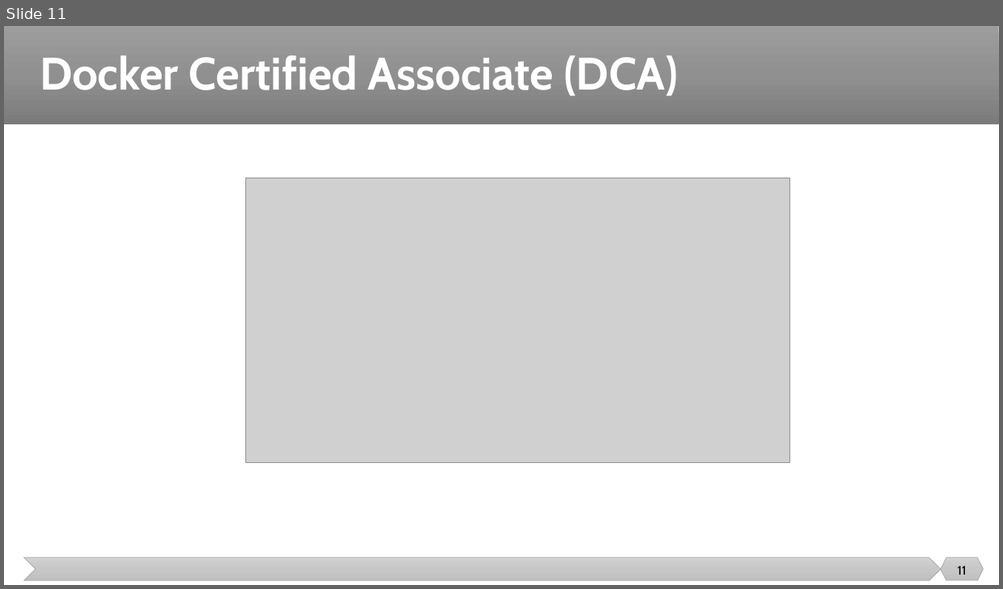
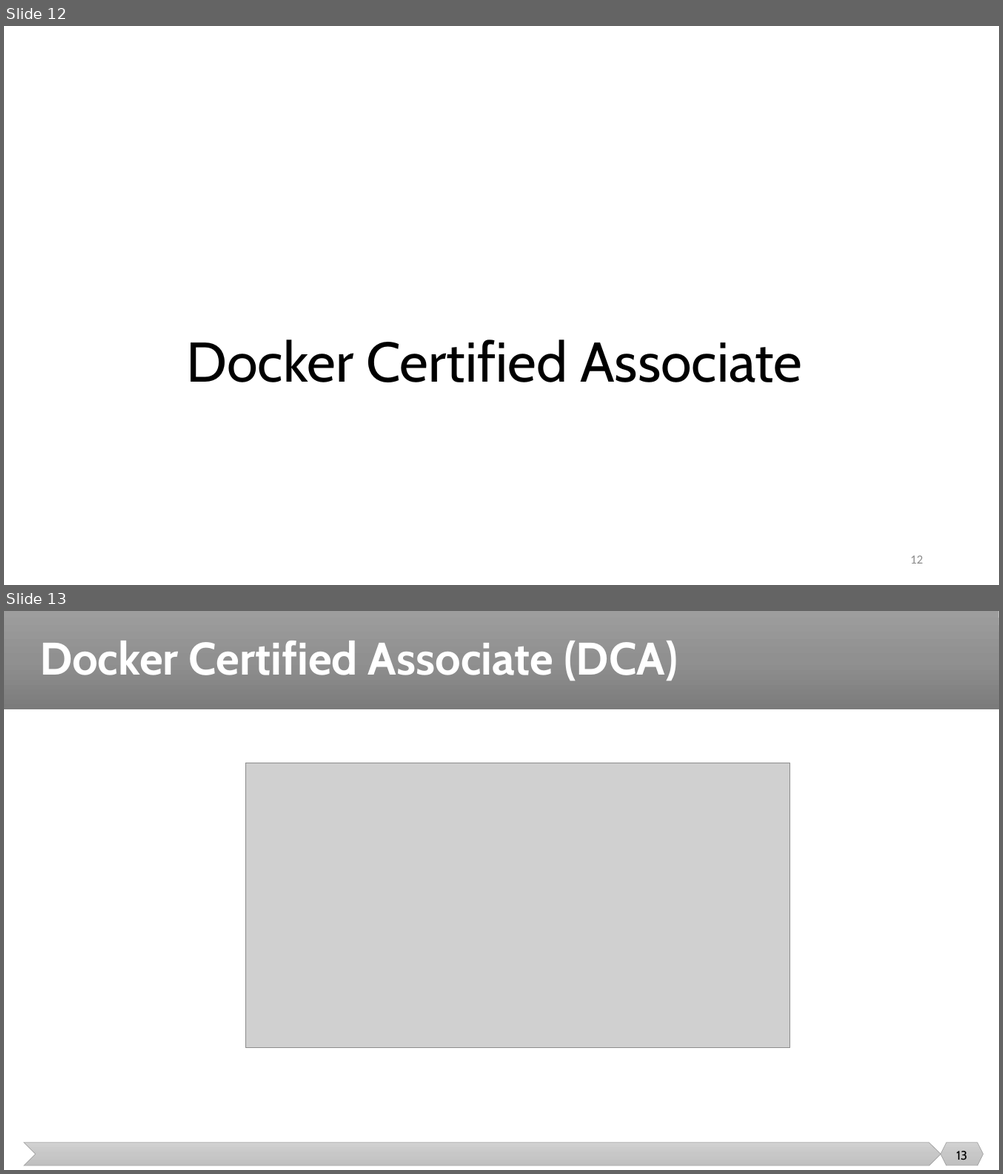
Before and after one commit to malenezi/malenezi, a slide deck: SE489/Lectures/8-DevOps Metrics/DevOps Certifications Guide.pptx. Shown one above the other, each under a label of ours: slide 11 before the commit, slides 12 and 13 after it. The pictures are 1003x589 and 1003x1174 pixels, drawn with LibreOffice and Linux fonts; fonts in the diff are those of the drawing; grey boxes stand for pictures. Boxes give left, top, right and bottom in pixels: in the first picture for what was removed or moved away, otherwise in the second. Text is boxed around its words. In the diff, an @@ line names an element or a change of style, - is before the commit and + after.

```diff
--- a/SE489/Lectures/8-DevOps Metrics/DevOps Certifications Guide.pptx
+++ b/SE489/Lectures/8-DevOps Metrics/DevOps Certifications Guide.pptx
@@ slide 12 added at bbox=[4, 26, 999, 585], background #FFFFFF @@
@@ title added at bbox=[187, 340, 802, 383], 54 pt, text #000000 @@
+Docker Certified Associate
@@ page number added at bbox=[910, 556, 922, 564], 12 pt, text #8C8C8C @@
+12
@@ what was slide 11 is now slide 13 @@
@@ page number at bbox=[956, 1151, 967, 1160]: text changed @@
-11
+13
```
Also in this commit, not shown: 5 other slides added, 2 other files.
